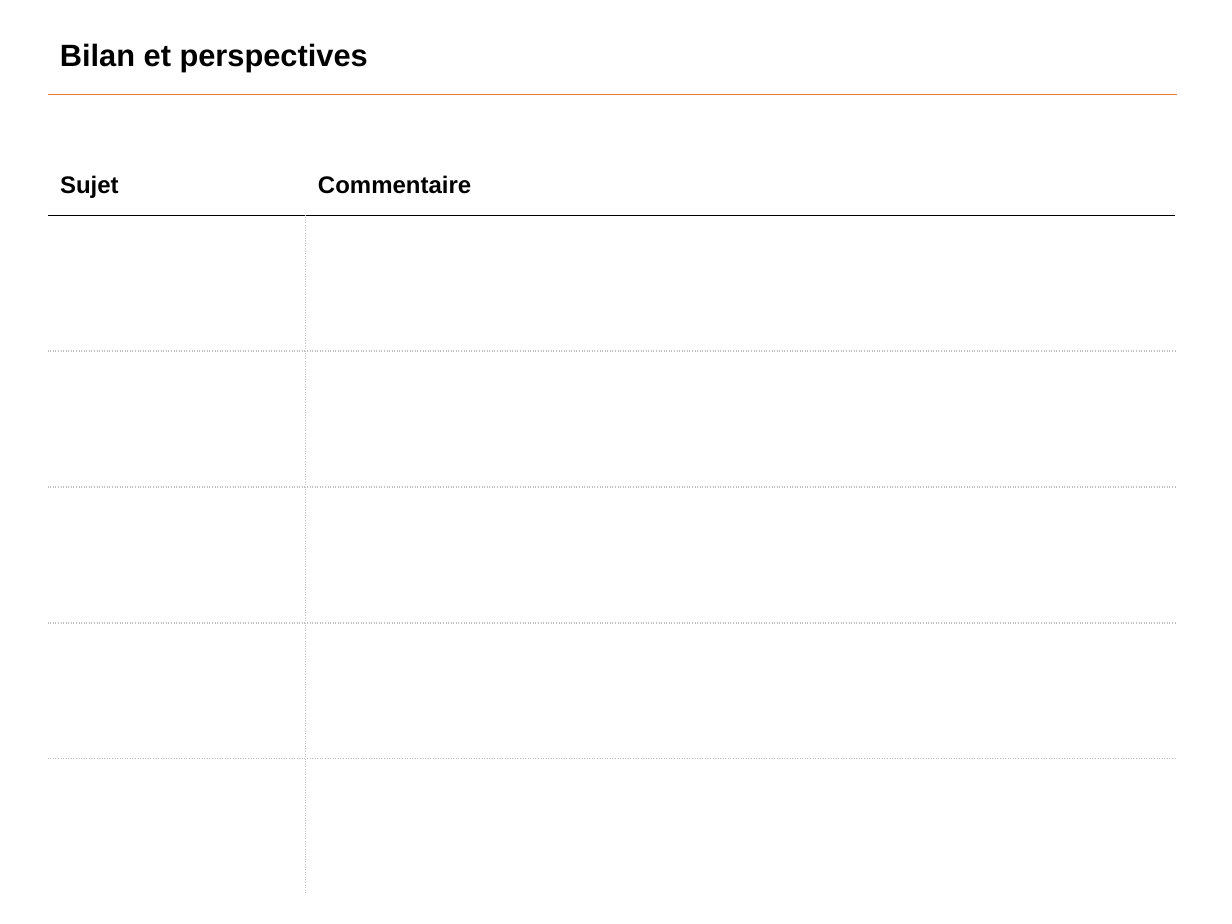
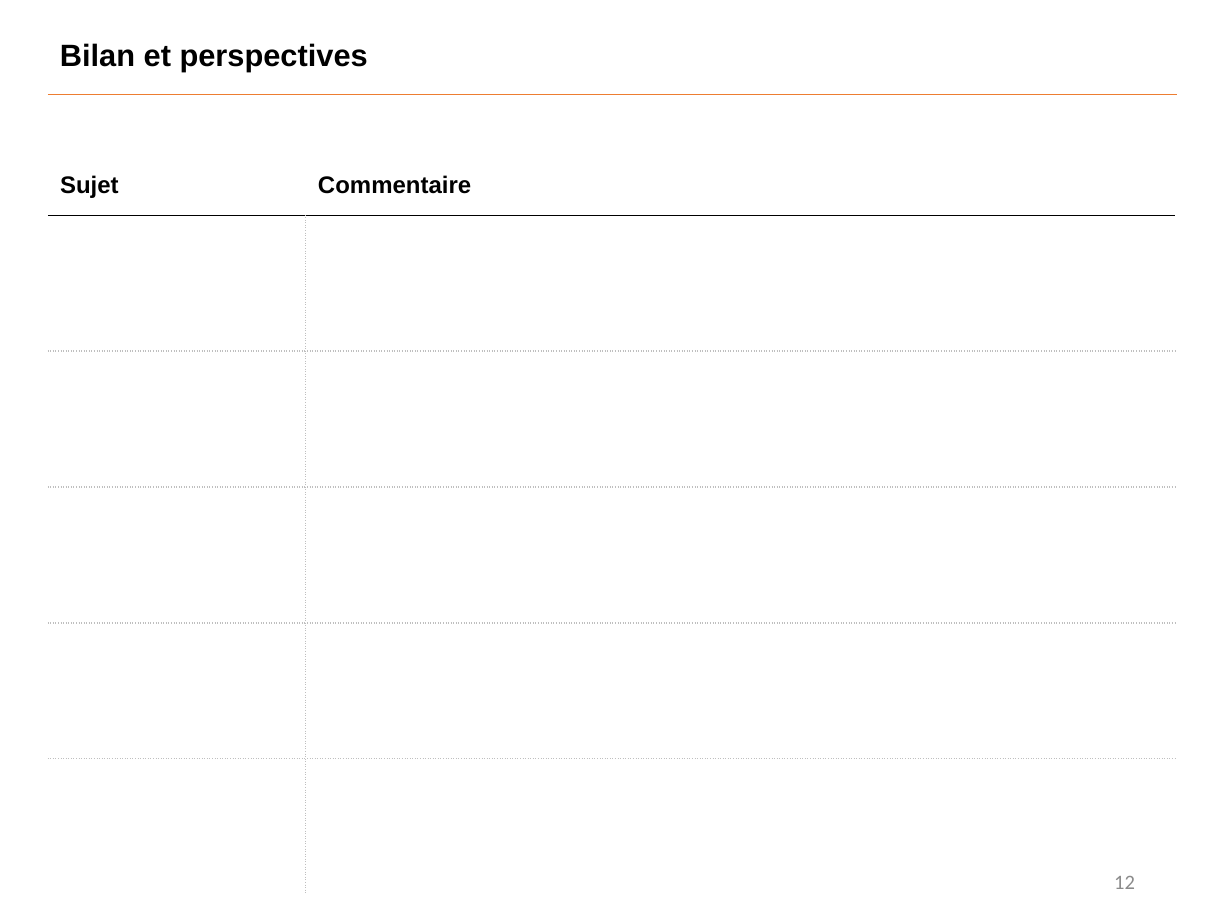
Before and after one commit to Benoit-78/P7_credit_loan_scoring_model, a slide deck: slide 12 of soutenance/P7_soutenance.pptx (slide 6 before the commit). Drawn at 1232x924 pixels with LibreOffice and Linux fonts; fonts in the diff are those of the drawing. Boxes give left, top, right and bottom in pixels: in the first picture for what was removed or moved away, otherwise in the second. Text is boxed around its words. In the diff, an @@ line names an element or a change of style, - is before the commit and + after.

```diff
--- a/soutenance/P7_soutenance.pptx
+++ b/soutenance/P7_soutenance.pptx
@@ page number added at [1114, 876, 1135, 889], 12 pt, text #8C8C8C @@
+12
```
Also in this commit, not shown: 4 other slides changed, 7 slides added, 1 slide removed, 8 other files.
